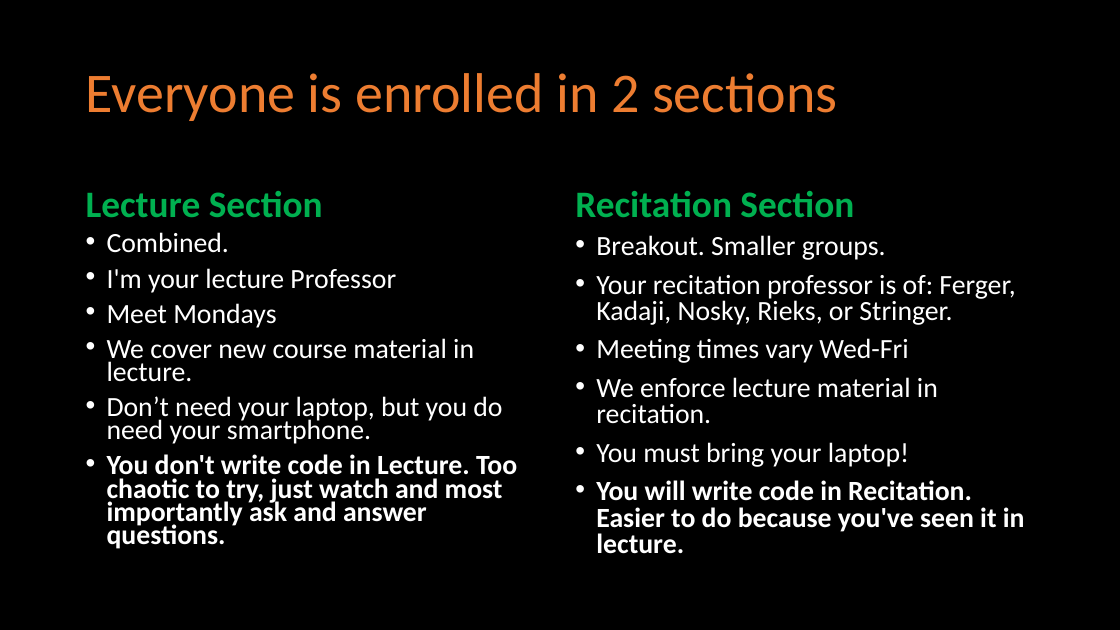
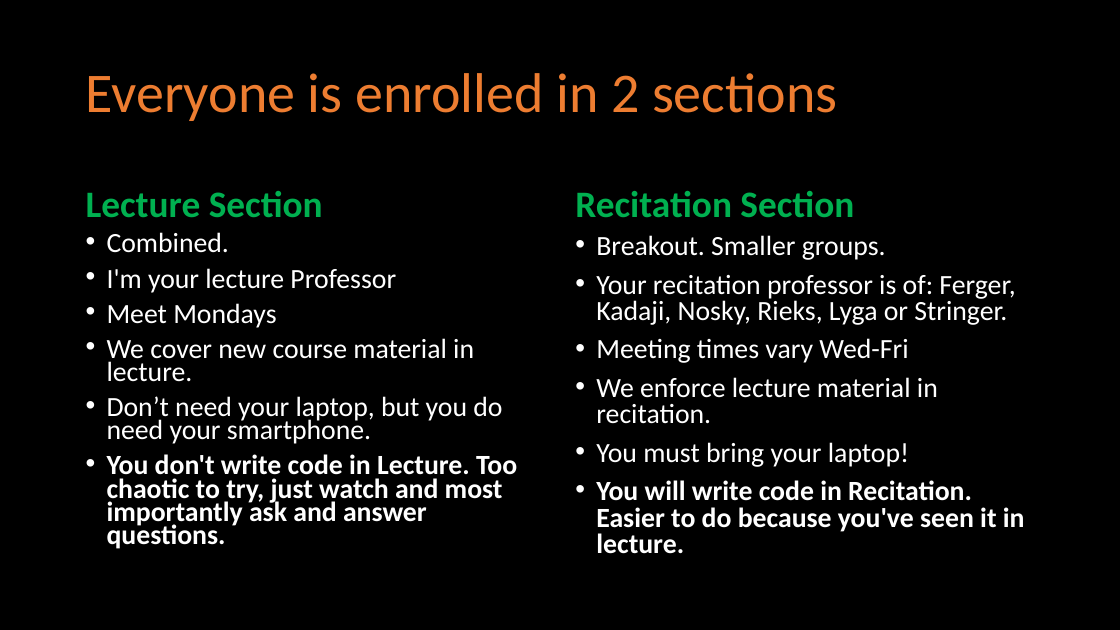
Before and after one commit to ist256/IST256.github.io, a slide deck: slide 4 of content/00/Course-Intro.pptx. Drawn at 1120x630 pixels with LibreOffice and Linux fonts; fonts in the diff are those of the drawing. Boxes give left, top, right and bottom in pixels: in the first picture for what was removed or moved away, otherwise in the second. Text is boxed around its words. In the diff, an @@ line names an element or a change of style, - is before the commit and + after.

```diff
--- a/content/00/Course-Intro.pptx
+++ b/content/00/Course-Intro.pptx
@@ text at (x1=596, y1=275, x2=1015, y2=325): text changed @@
-• Your recitation professor is of: Ferger, Kadaji, Nosky, Rieks, or Stringer.
+• Your recitation professor is of: Ferger, Kadaji, Nosky, Rieks, Lyga or Stringer.
```
Also in this commit, not shown: 14 other slides changed, 2 slides added, 6 slides removed, 2 other files.
